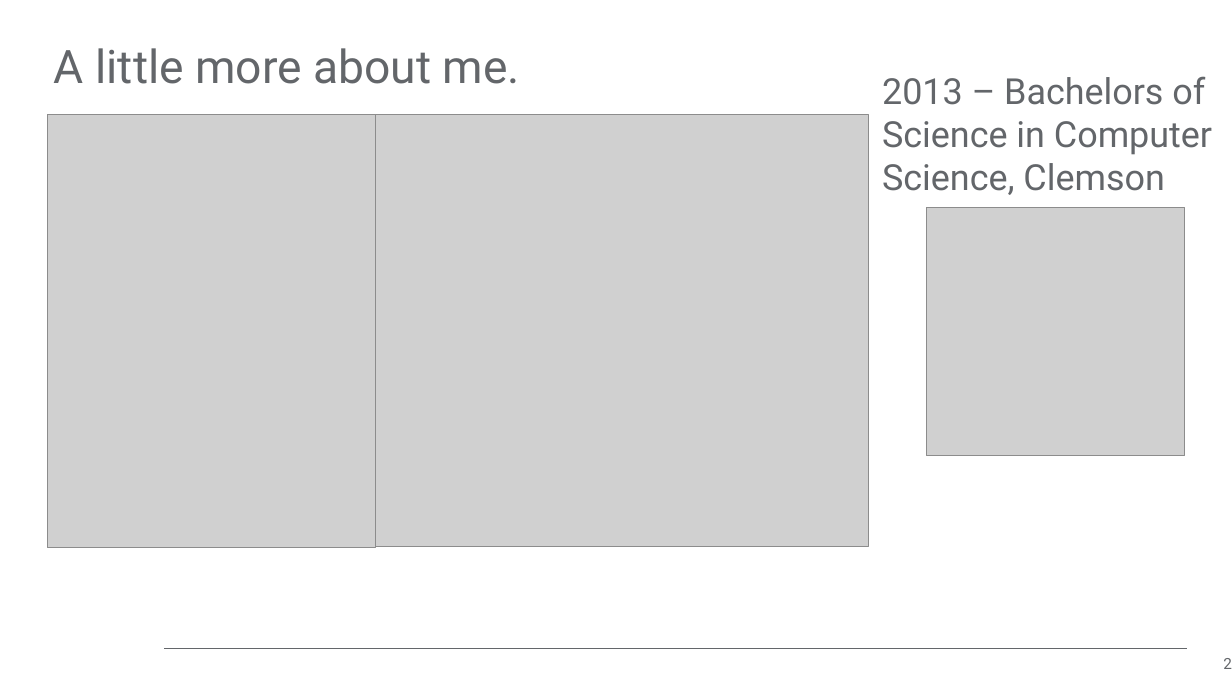
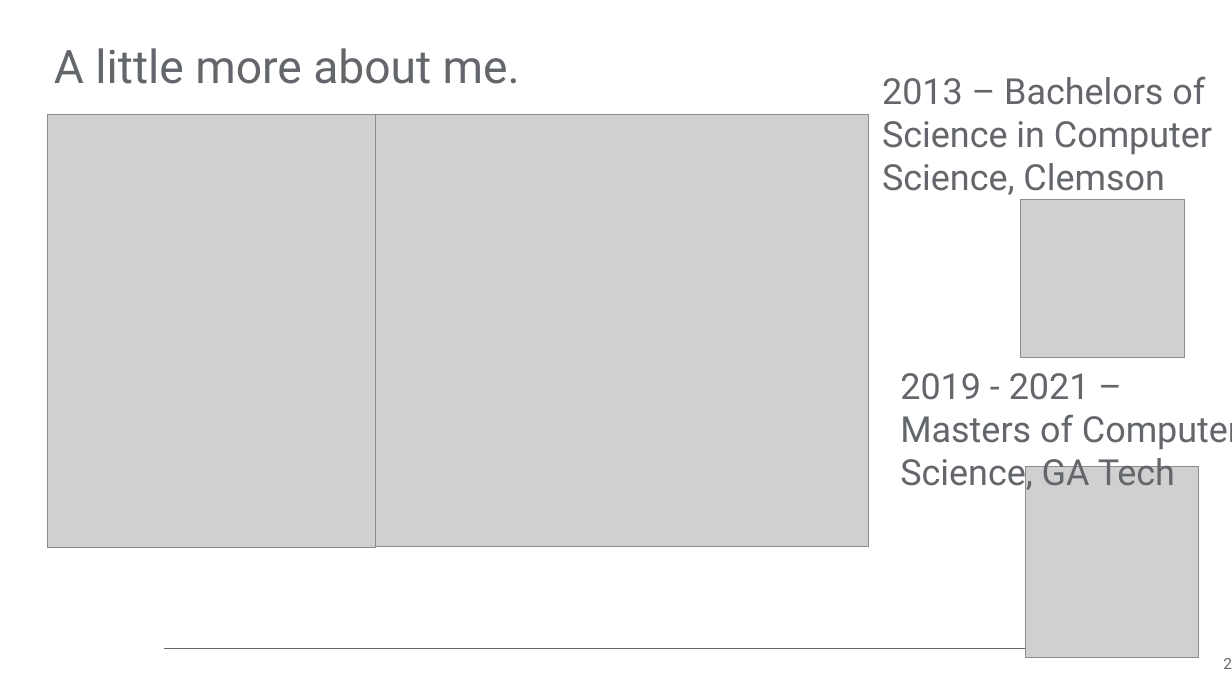
Before and after one commit to pilotdeveloper/sensors_lab, a slide deck: slide 2 of class-guide.pptx. Drawn at 1232x693 pixels with LibreOffice and Linux fonts; fonts in the diff are those of the drawing; grey boxes stand for pictures; background and template pictures are left out. Boxes give left, top, right and bottom in pixels: in the first picture for what was removed or moved away, otherwise in the second. Text is boxed around its words. In the diff, an @@ line names an element or a change of style, - is before the commit and + after.

Commit message:
updated slides

```diff
--- a/class-guide.pptx
+++ b/class-guide.pptx
@@ picture: place and size @@
-picture at (926,207,1185,456)
+picture at (1020,200,1185,358)
@@ text added at (900,373,1232,494), 28 pt, text #63666A @@
+2019 - 2021 – Masters of Computer Science, GA Tech
@@ picture added at (1025,467,1199,658) @@
```
Also in this commit, not shown: 1 other slide changed, 1 other file.
